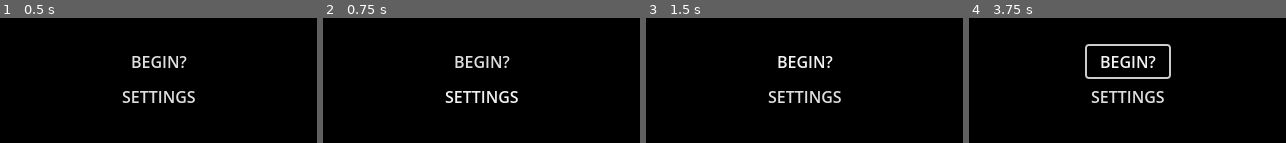
Above: before the commit, frames 1-4 (left to right).
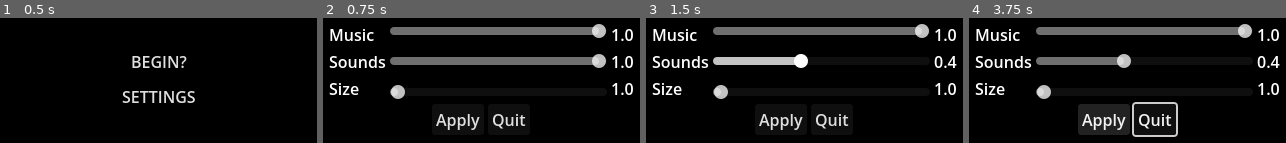
Above: after the commit, the same moments.

Repository: sanadjardaneh11-dotcom/TSR_game
Game: Godot game, scene res://Scenes/UI/Starting screen.tscn
Two runs of this game, one before a commit and one after it. Both use one fixed random seed, a clock stepped at 60 frames per second and the inputs below.
Inputs (mouse positions are in pixels of both pictures, inside the frame that each line leads up to):
- Up to frame 1 (0.5 s): no input
- Up to frame 2 (0.75 s): click "SETTINGS" at 0.5 s
- Up to frame 3 (1.5 s): click (804, 61) at 1.25 s, where only the run before the commit has a clickable "BEGIN?"
- Up to frame 4 (3.75 s): click (1127, 61) at 2 s, where only the run before the commit has a clickable "BEGIN?"; click (1105, 119) at 2.75 s, where only the run after the commit has a clickable "Apply"; tap Enter at 3.5 s; hold Right (ui_right) from 3.53 s (still down)

Frame 1 is identical in both runs. In frame 2, 15% of the frame differs, in the area x 1-98%, y 4-90%; in frame 3, 13%; in frame 4, 18%, in the area x 1-99%, y 4-96%.

Commit message:
player movment and camera affects

Diff:
--- a/Scenes/Characters/player/player_character.tscn
+++ b/Scenes/Characters/player/player_character.tscn
@@ -6,7 +6,17 @@
 
 [sub_resource type="CapsuleMesh" id="CapsuleMesh_o0f8b"]
 
+[sub_resource type="SphereShape3D" id="SphereShape3D_whmwu"]
+
+[sub_resource type="Environment" id="Environment_whmwu"]
+glow_enabled = true
+glow_normalized = true
+fog_depth_curve = 3.8637474
+volumetric_fog_enabled = true
+volumetric_fog_length = 32.0
+
 [node name="CharacterBody3D" type="CharacterBody3D" unique_id=1228507136]
+floor_max_angle = 1.7453293
 script = ExtResource("1_whmwu")
 
 [node name="CollisionShape3D" type="CollisionShape3D" parent="." unique_id=1275210531]
@@ -16,3 +26,12 @@
 [node name="MeshInstance3D" type="MeshInstance3D" parent="." unique_id=347354818]
 transform = Transform3D(1, 0, 0, 0, 1, 0, 0, 0, 1, 0, 1, 0)
 mesh = SubResource("CapsuleMesh_o0f8b")
+
+[node name="SpringArm3D" type="SpringArm3D" parent="." unique_id=438202122]
+transform = Transform3D(1, 0, 0, 0, 0.90630776, 0.42261827, 0, -0.42261827, 0.90630776, 0, 1.5, 0)
+shape = SubResource("SphereShape3D_whmwu")
+spring_length = 3.0
+
+[node name="Camera3D" type="Camera3D" parent="SpringArm3D" unique_id=709191205]
+transform = Transform3D(1, 0, 0, 0, 0.965926, -0.2588191, 0, 0.2588191, 0.965926, 0, -1.1920929e-07, 3.0000005)
+environment = SubResource("Environment_whmwu")
--- a/Scenes/levels/Main.tscn
+++ b/Scenes/levels/Main.tscn
@@ -1,6 +1,52 @@
 [gd_scene format=3 uid="uid://eqhm0rrcpqvt"]
 
 [ext_resource type="Script" uid="uid://bmmokbgg3kajo" path="res://Scripts/main.gd" id="1_r150o"]
+[ext_resource type="PackedScene" uid="uid://duwxj653872ib" path="res://Scenes/Characters/player/player_character.tscn" id="2_3toqo"]
+
+[sub_resource type="WorldBoundaryShape3D" id="WorldBoundaryShape3D_bd11h"]
+
+[sub_resource type="Gradient" id="Gradient_3toqo"]
+
+[sub_resource type="FastNoiseLite" id="FastNoiseLite_itpvm"]
+
+[sub_resource type="NoiseTexture2D" id="NoiseTexture2D_htofc"]
+noise = SubResource("FastNoiseLite_itpvm")
+color_ramp = SubResource("Gradient_3toqo")
+
+[sub_resource type="StandardMaterial3D" id="StandardMaterial3D_hbdc3"]
+albedo_texture = SubResource("NoiseTexture2D_htofc")
+emission_enabled = true
+emission_energy_multiplier = 12.33
+emission_texture = SubResource("NoiseTexture2D_htofc")
+
+[sub_resource type="QuadMesh" id="QuadMesh_eqd4f"]
+material = SubResource("StandardMaterial3D_hbdc3")
+size = Vector2(200, 200)
+orientation = 1
+
+[sub_resource type="PrismMesh" id="PrismMesh_3toqo"]
+
+[sub_resource type="ConcavePolygonShape3D" id="ConcavePolygonShape3D_itpvm"]
+data = PackedVector3Array(0, 0.5, 0.5, 0.5, -0.5, 0.5, -0.5, -0.5, 0.5, 0, 0.5, -0.5, -0.5, -0.5, -0.5, 0.5, -0.5, -0.5, 0, 0.5, 0.5, 0, 0.5, -0.5, 0.5, -0.5, 0.5, 0, 0.5, -0.5, 0.5, -0.5, -0.5, 0.5, -0.5, 0.5, 0, 0.5, -0.5, 0, 0.5, 0.5, -0.5, -0.5, -0.5, 0, 0.5, 0.5, -0.5, -0.5, 0.5, -0.5, -0.5, -0.5, -0.5, -0.5, 0.5, 0.5, -0.5, 0.5, -0.5, -0.5, -0.5, 0.5, -0.5, 0.5, 0.5, -0.5, -0.5, -0.5, -0.5, -0.5)
 
 [node name="Main" type="Node3D" unique_id=556966458]
 script = ExtResource("1_r150o")
+
+[node name="StaticBody3D" type="StaticBody3D" parent="." unique_id=1341520786]
+
+[node name="CollisionShape3D" type="CollisionShape3D" parent="StaticBody3D" unique_id=711743543]
+shape = SubResource("WorldBoundaryShape3D_bd11h")
+
+[node name="MeshInstance3D" type="MeshInstance3D" parent="StaticBody3D" unique_id=135202009]
+mesh = SubResource("QuadMesh_eqd4f")
+
+[node name="CharacterBody3D" parent="." unique_id=1228507136 instance=ExtResource("2_3toqo")]
+
+[node name="StaticBody3D2" type="StaticBody3D" parent="." unique_id=12089649]
+transform = Transform3D(1, 0, 0, 0, 1, 0, 0, 0, 1, 0, 0, 1.1671492)
+
+[node name="MeshInstance3D" type="MeshInstance3D" parent="StaticBody3D2" unique_id=1879707648]
+mesh = SubResource("PrismMesh_3toqo")
+
+[node name="CollisionShape3D" type="CollisionShape3D" parent="StaticBody3D2" unique_id=71065214]
+shape = SubResource("ConcavePolygonShape3D_itpvm")
--- a/Scripts/player_character.gd
+++ b/Scripts/player_character.gd
@@ -1,11 +1,21 @@
 extends CharacterBody3D
 
+@export var speed = 100
+@export var max_speed = 100
+@export var friction = 1.1
+var velocity_on_a_plane = Vector2(0,0)
 
-# Called when the node enters the scene tree for the first time.
 func _ready() -> void:
 	pass # Replace with function body.
 
 
-# Called every frame. 'delta' is the elapsed time since the previous frame.
-func _process(delta: float) -> void:
-	pass
+func _physics_process(delta: float) -> void:
+	velocity_on_a_plane = Input.get_vector("ui_left","ui_right","ui_up","ui_down")*speed
+	velocity += Vector3(velocity_on_a_plane.x,0,velocity_on_a_plane.y)*delta
+	velocity = Vector3(clampf(velocity.x,-max_speed,max_speed),velocity.y,clampf(velocity.z,-max_speed,max_speed))
+	velocity /= friction
+
+	print(velocity)
+
+
+	move_and_slide()
--- a/Scripts/starting_screen.gd
+++ b/Scripts/starting_screen.gd
@@ -12,8 +12,8 @@
 	file_controls.change_res(savedata["resulution"],get_window())
 
 func _on_settings_pressed() -> void:
-	get_tree().change_scene_to_file("res://Scenes/settings.tscn")
+	get_tree().change_scene_to_file("res://Scenes/UI/settings.tscn")
 
 
 func _on_begin_pressed() -> void:
-	get_tree().change_scene_to_file("res://Scenes/Main.tscn")
+	get_tree().change_scene_to_file("res://Scenes/levels/Main.tscn")
--- a/project.godot
+++ b/project.godot
@@ -22,6 +22,41 @@
 window/size/borderless=true
 window/size/sharp_corners=true
 
+[input]
+
+ui_left={
+"deadzone": 0.5,
+"events": [Object(InputEventKey,"resource_local_to_scene":false,"resource_name":"","device":0,"window_id":0,"alt_pressed":false,"shift_pressed":false,"ctrl_pressed":false,"meta_pressed":false,"pressed":false,"keycode":4194319,"physical_keycode":0,"key_label":0,"unicode":0,"location":0,"echo":false,"script":null)
+, Object(InputEventJoypadButton,"resource_local_to_scene":false,"resource_name":"","device":-1,"button_index":13,"pressure":0.0,"pressed":false,"script":null)
+, Object(InputEventJoypadMotion,"resource_local_to_scene":false,"resource_name":"","device":-1,"axis":0,"axis_value":-1.0,"script":null)
+, Object(InputEventKey,"resource_local_to_scene":false,"resource_name":"","device":-1,"window_id":0,"alt_pressed":false,"shift_pressed":false,"ctrl_pressed":false,"meta_pressed":false,"pressed":false,"keycode":0,"physical_keycode":65,"key_label":0,"unicode":97,"location":0,"echo":false,"script":null)
+]
+}
+ui_right={
+"deadzone": 0.5,
+"events": [Object(InputEventKey,"resource_local_to_scene":false,"resource_name":"","device":0,"window_id":0,"alt_pressed":false,"shift_pressed":false,"ctrl_pressed":false,"meta_pressed":false,"pressed":false,"keycode":4194321,"physical_keycode":0,"key_label":0,"unicode":0,"location":0,"echo":false,"script":null)
+, Object(InputEventJoypadButton,"resource_local_to_scene":false,"resource_name":"","device":-1,"button_index":14,"pressure":0.0,"pressed":false,"script":null)
+, Object(InputEventJoypadMotion,"resource_local_to_scene":false,"resource_name":"","device":-1,"axis":0,"axis_value":1.0,"script":null)
+, Object(InputEventKey,"resource_local_to_scene":false,"resource_name":"","device":-1,"window_id":0,"alt_pressed":false,"shift_pressed":false,"ctrl_pressed":false,"meta_pressed":false,"pressed":false,"keycode":0,"physical_keycode":68,"key_label":0,"unicode":100,"location":0,"echo":false,"script":null)
+]
+}
+ui_up={
+"deadzone": 0.5,
+"events": [Object(InputEventKey,"resource_local_to_scene":false,"resource_name":"","device":0,"window_id":0,"alt_pressed":false,"shift_pressed":false,"ctrl_pressed":false,"meta_pressed":false,"pressed":false,"keycode":4194320,"physical_keycode":0,"key_label":0,"unicode":0,"location":0,"echo":false,"script":null)
+, Object(InputEventJoypadButton,"resource_local_to_scene":false,"resource_name":"","device":-1,"button_index":11,"pressure":0.0,"pressed":false,"script":null)
+, Object(InputEventJoypadMotion,"resource_local_to_scene":false,"resource_name":"","device":-1,"axis":1,"axis_value":-1.0,"script":null)
+, Object(InputEventKey,"resource_local_to_scene":false,"resource_name":"","device":-1,"window_id":0,"alt_pressed":false,"shift_pressed":false,"ctrl_pressed":false,"meta_pressed":false,"pressed":false,"keycode":0,"physical_keycode":87,"key_label":0,"unicode":119,"location":0,"echo":false,"script":null)
+]
+}
+ui_down={
+"deadzone": 0.5,
+"events": [Object(InputEventKey,"resource_local_to_scene":false,"resource_name":"","device":0,"window_id":0,"alt_pressed":false,"shift_pressed":false,"ctrl_pressed":false,"meta_pressed":false,"pressed":false,"keycode":4194322,"physical_keycode":0,"key_label":0,"unicode":0,"location":0,"echo":false,"script":null)
+, Object(InputEventJoypadButton,"resource_local_to_scene":false,"resource_name":"","device":-1,"button_index":12,"pressure":0.0,"pressed":false,"script":null)
+, Object(InputEventJoypadMotion,"resource_local_to_scene":false,"resource_name":"","device":-1,"axis":1,"axis_value":1.0,"script":null)
+, Object(InputEventKey,"resource_local_to_scene":false,"resource_name":"","device":-1,"window_id":0,"alt_pressed":false,"shift_pressed":false,"ctrl_pressed":false,"meta_pressed":false,"pressed":false,"keycode":0,"physical_keycode":83,"key_label":0,"unicode":115,"location":0,"echo":false,"script":null)
+]
+}
+
 [physics]
 
 3d/physics_engine="Jolt Physics"
